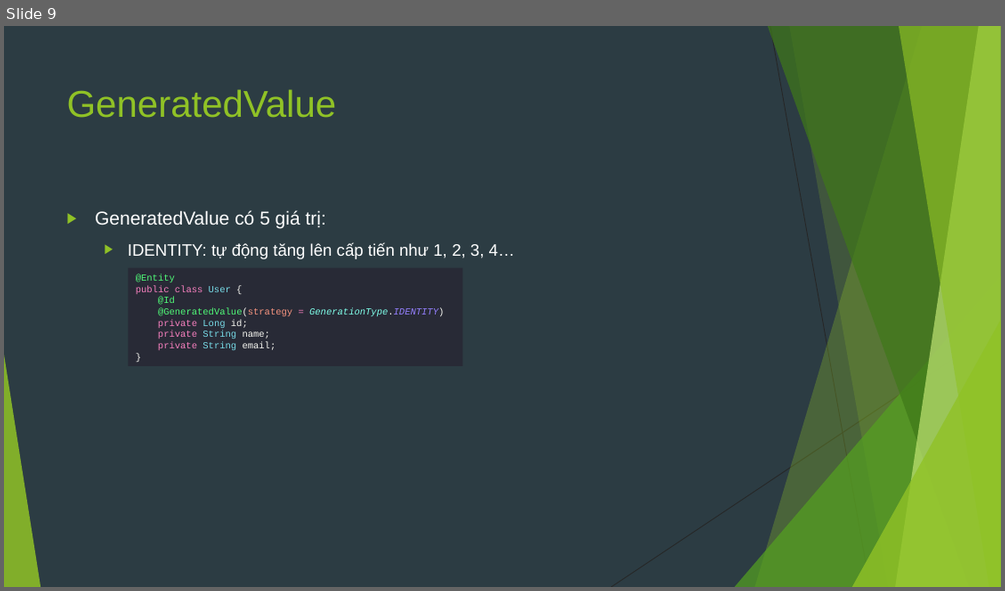
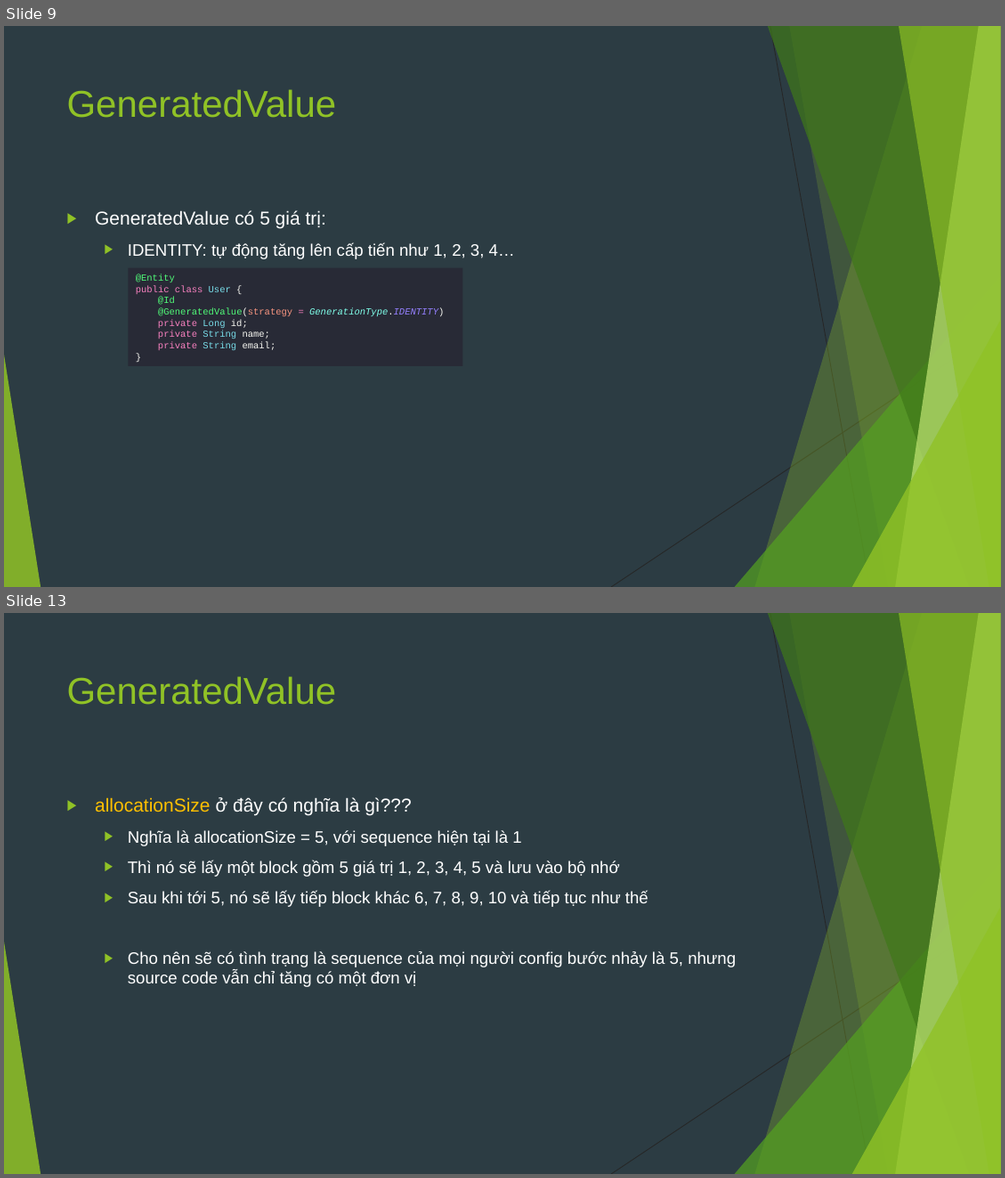
Before and after one commit to sobbingwind/SpringBoot, a slide deck: 07.Spring Data JPA.pptx. Shown one above the other, each under a label of ours: slide 9 before the commit, slides 9 and 13 after it; the slides between them are not shown. The pictures are 1005x591 and 1005x1178 pixels, drawn with LibreOffice and Linux fonts; fonts in the diff are those of the drawing. Boxes give left, top, right and bottom in pixels: in the first picture for what was removed or moved away, otherwise in the second. Text is boxed around its words. In the diff, an @@ line names an element or a change of style, - is before the commit and + after.

```diff
--- a/07.Spring Data JPA.pptx
+++ b/07.Spring Data JPA.pptx
@@ slide 13 added at (4, 613, 1001, 1174), background #2C3C43; not listed: 10 template elements that a slide beside it also shows @@
@@ title added at (67, 676, 337, 705), 36 pt, text #90C226 @@
+GeneratedValue
@@ text added at (95, 797, 736, 987), 16 pt, text #FFFFFF @@
+▶ allocationSize ở đây có nghĩa là gì???
+  ▶ Nghĩa là allocationSize = 5, với sequence hiện tại là 1
+  ▶ Thì nó sẽ lấy một block gồm 5 giá trị 1, 2, 3, 4, 5 và lưu vào bộ nhớ
+  ▶ Sau khi tới 5, nó sẽ lấy tiếp block khác 6, 7, 8, 9, 10 và tiếp tục như thế
+  ▶ Cho nên sẽ có tình trạng là sequence của mọi người config bước nhảy là 5, nhưng source code vẫn chỉ tăng có một đơn vị
```
Also in this commit, not shown: 5 slides changed, 15 other slides added, 21 slides removed.
